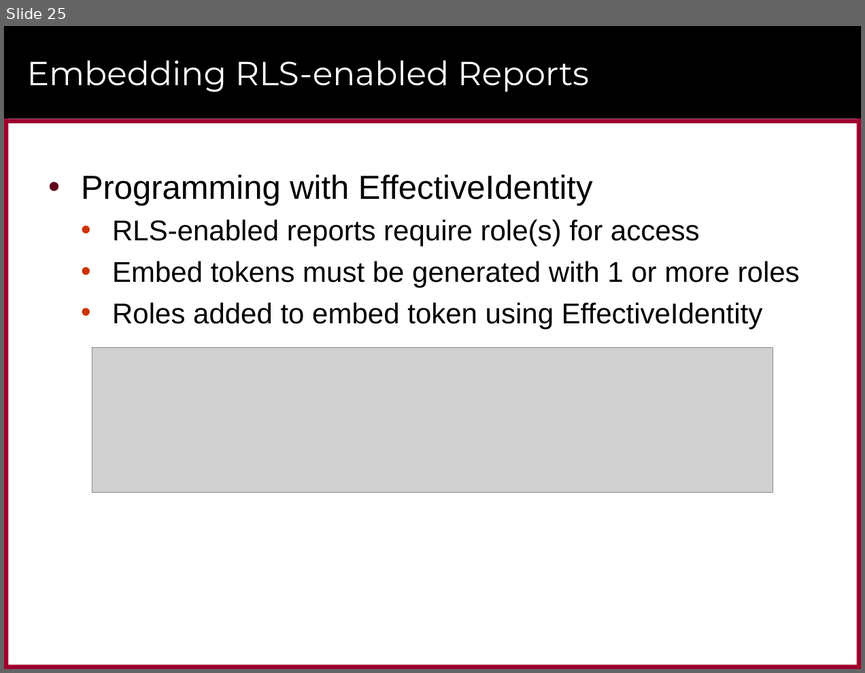
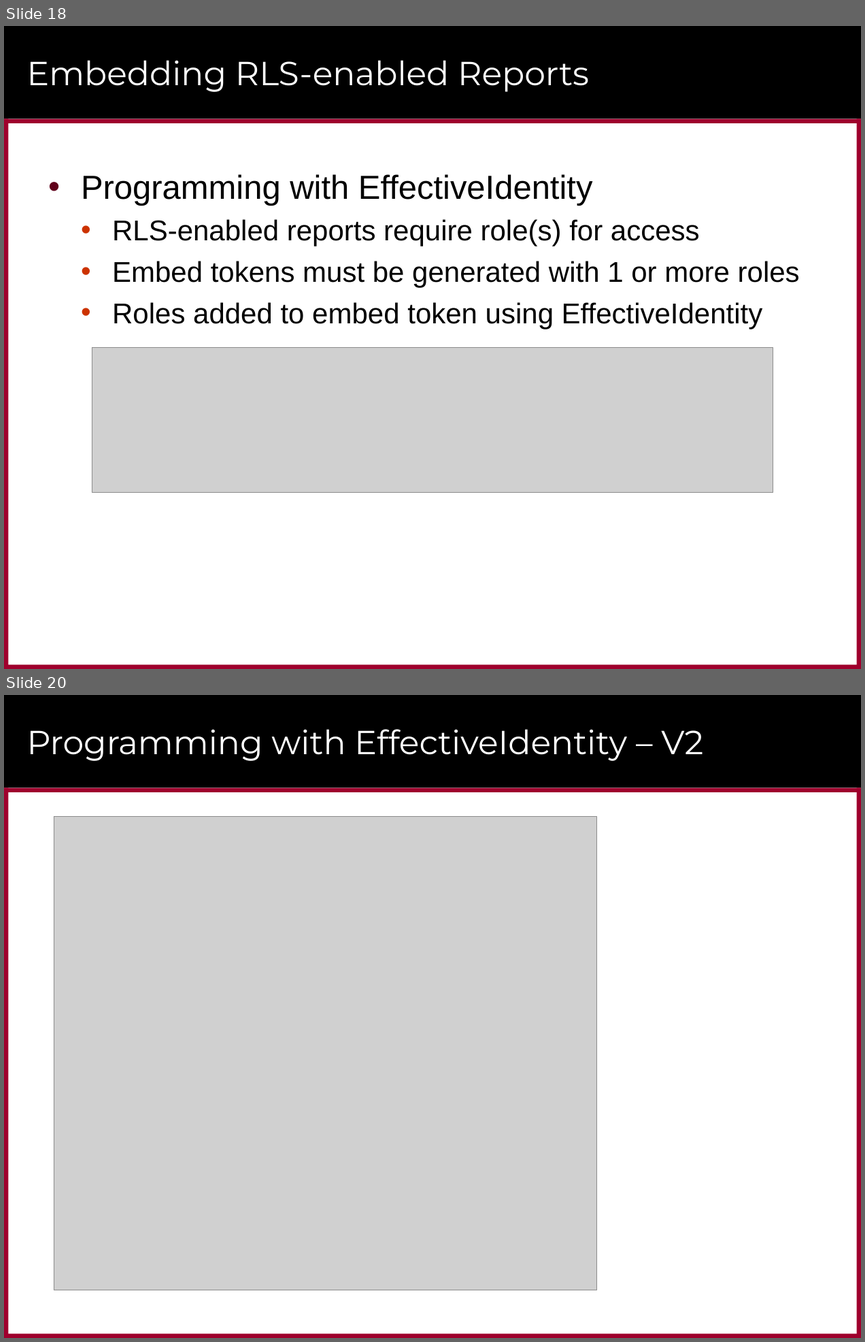
Before and after one commit to PowerBiDevCamp/Camp-Sessions, a slide deck: Presentations/Row Level Security.pptx. Shown one above the other, each under a label of ours: slide 25 before the commit, slides 18 and 20 after it; the slides between them are not shown. The pictures are 865x673 and 865x1342 pixels, drawn with LibreOffice and Linux fonts; fonts in the diff are those of the drawing; grey boxes stand for pictures; background and template pictures are left out. Boxes give left, top, right and bottom in pixels: in the first picture for what was removed or moved away, otherwise in the second. Text is boxed around its words. In the diff, an @@ line names an element or a change of style, - is before the commit and + after.

```diff
--- a/Presentations/Row Level Security.pptx
+++ b/Presentations/Row Level Security.pptx
@@ slide 20 added at <box>4,695,861,1338</box>, background #FFFFFF; not listed: 6 template elements that a slide beside it also shows @@
@@ title added at <box>27,729,703,761</box>, 28 pt, text #FFFFFF @@
+Programming with EffectiveIdentity – V2
@@ picture added at <box>54,817,596,1289</box> @@
@@ what was slide 25 is now slide 18 @@
```
Also in this commit, not shown: 6 slides changed, 2 other slides added, 9 slides removed, 3 other files.
